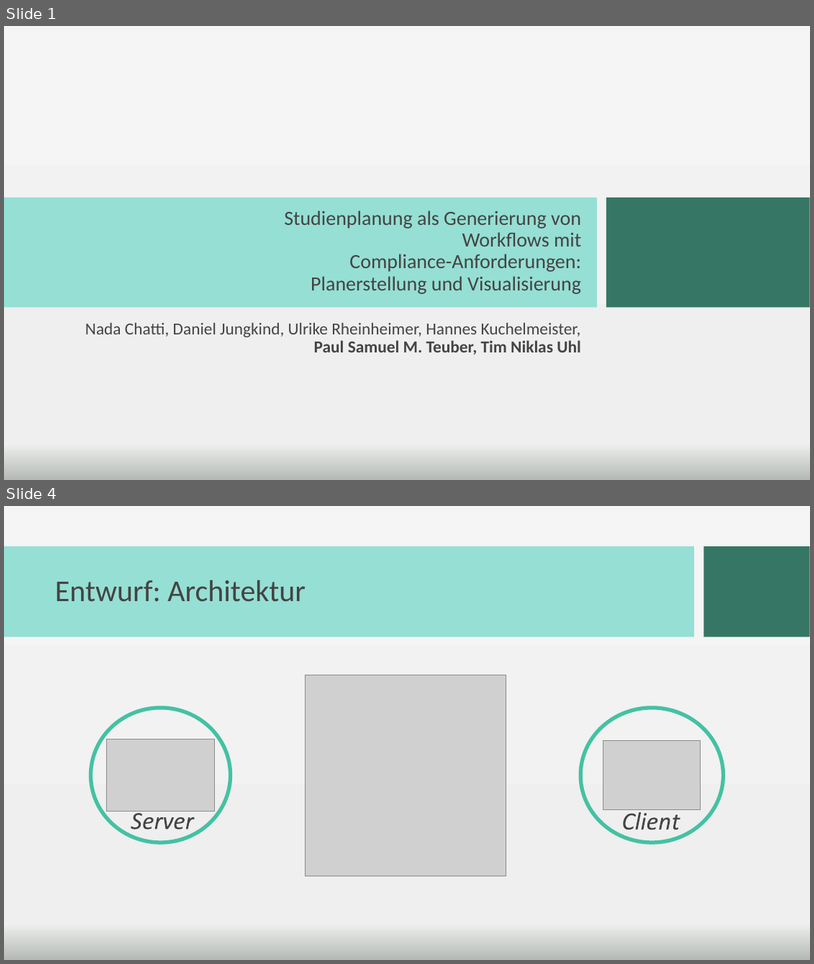
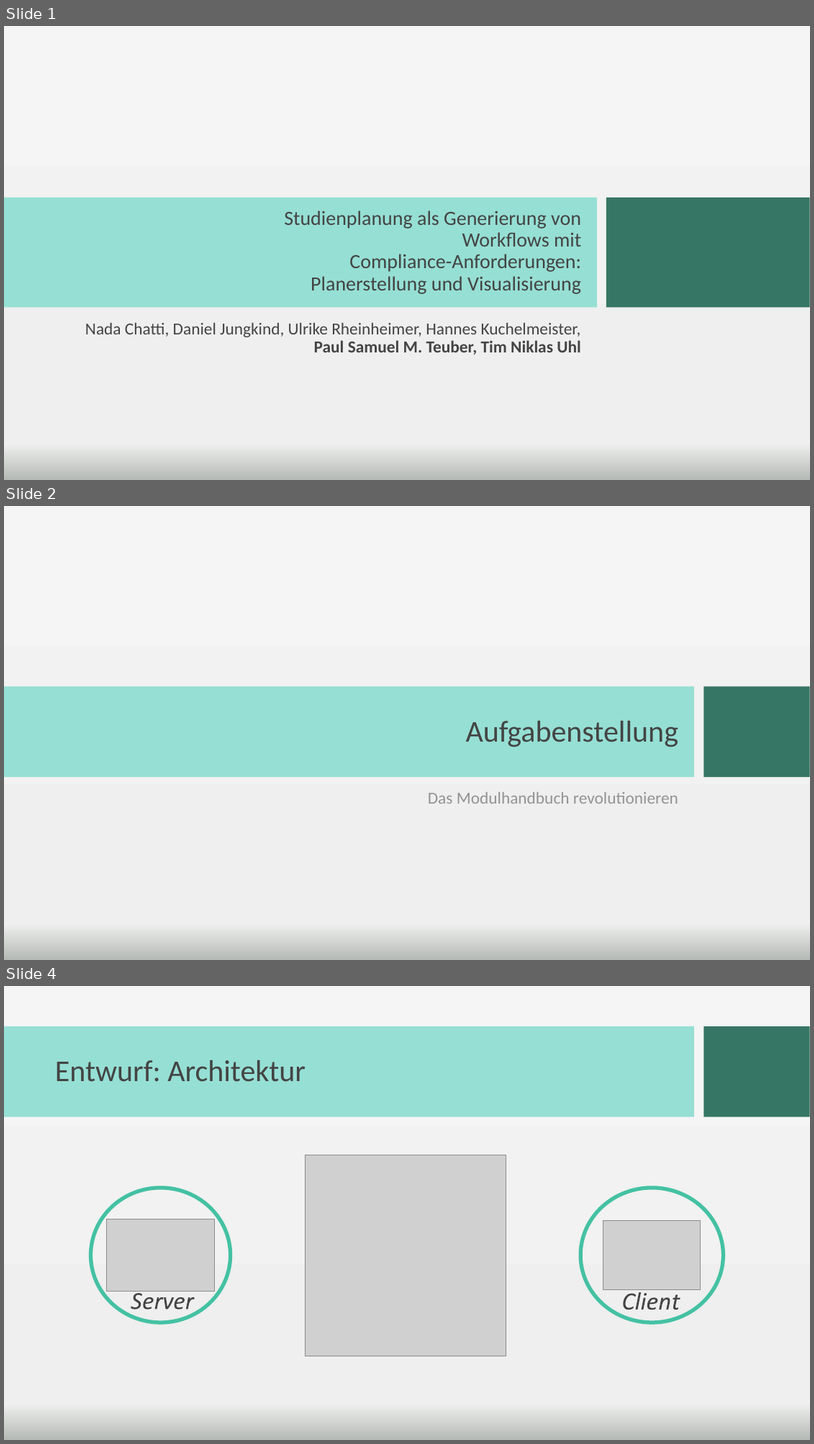
Before and after one commit to PSE-WS1617-IPD-Workflow/PSE_WS1617_IPD_Boehm_Studienplan, a slide deck: Abschlusspräsentation/Praesentation_newdesign.pptx. Shown one above the other, each under a label of ours: slides 1 and 4 before the commit, slides 1, 2 and 4 after it; the slides between them are not shown. The pictures are 814x964 and 814x1444 pixels, drawn with LibreOffice and Linux fonts; fonts in the diff are those of the drawing; grey boxes stand for pictures; background and template pictures are left out. Boxes give left, top, right and bottom in pixels: in the first picture for what was removed or moved away, otherwise in the second. Text is boxed around its words. In the diff, an @@ line names an element or a change of style, - is before the commit and + after.

```diff
--- a/Abschlusspräsentation/Praesentation_newdesign.pptx
+++ b/Abschlusspräsentation/Praesentation_newdesign.pptx
@@ slide 2 added at <box>4,506,810,960</box>, background picture (left out) @@
@@ rectangle added at <box>4,686,694,777</box>, fill #96DFD4 @@
@@ rectangle added at <box>705,686,810,777</box>, fill #367664 @@
@@ title added at <box>466,721,679,746</box>, 36 pt, text #434443 @@
+Aufgabenstellung
@@ text added at <box>428,792,679,803</box>, 20 pt, text #949494 @@
+Das Modulhandbuch revolutionieren
```
Also in this commit, not shown: 3 slides changed, 6 other slides added, 2 slides removed.
